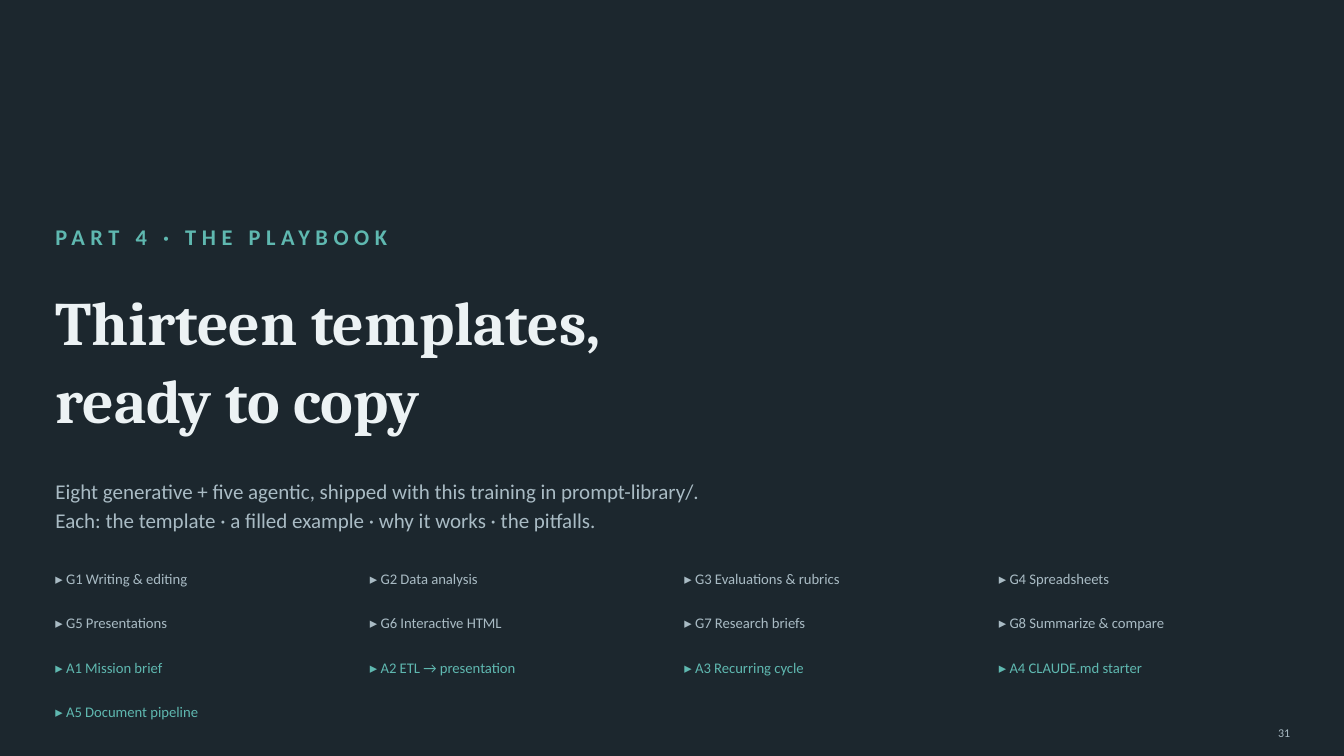
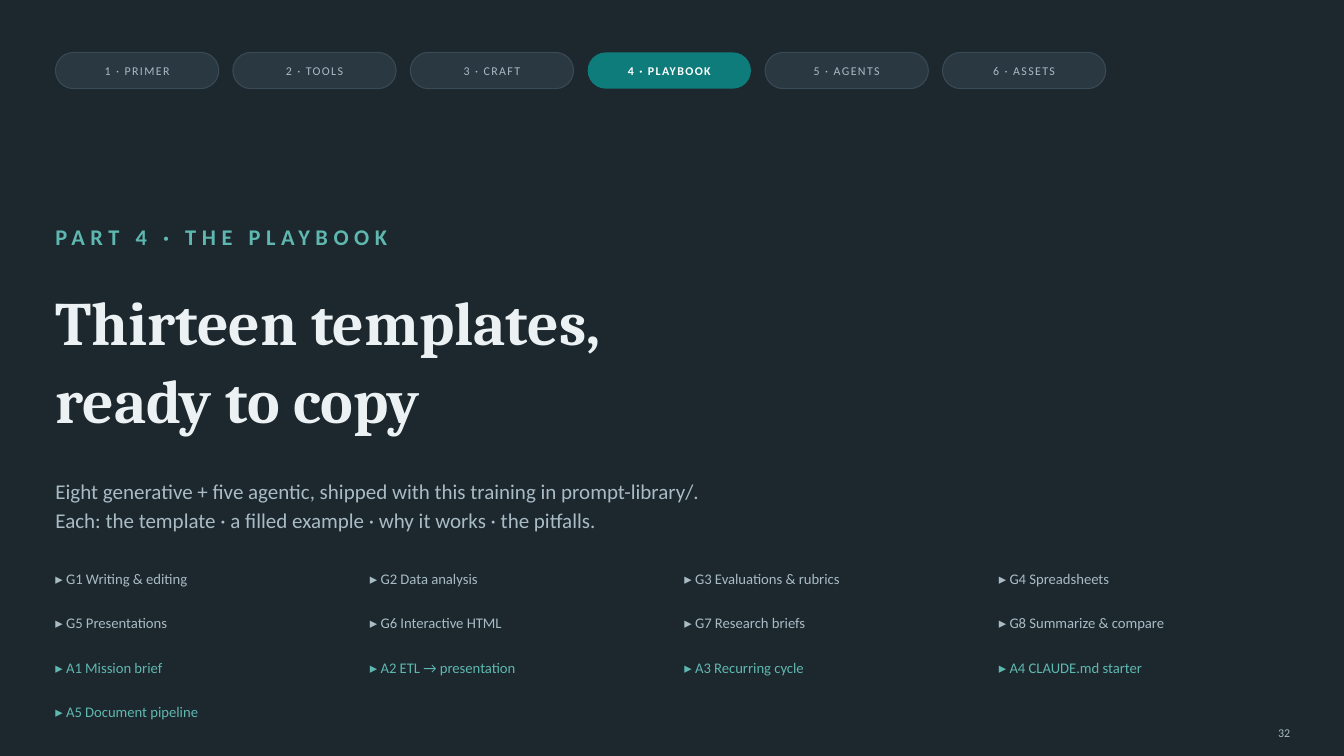
Before and after one commit to naviero1/Claude-Works, a slide deck: slide 32 of ai-training-prompt-engineering/deliverables/From_Prompts_to_Agents_Training.pptx (slide 31 before the commit). Drawn at 1344x756 pixels with LibreOffice and Linux fonts; fonts in the diff are those of the drawing. Boxes give left, top, right and bottom in pixels: in the first picture for what was removed or moved away, otherwise in the second. Text is boxed around its words. In the diff, an @@ line names an element or a change of style, - is before the commit and + after.

```diff
--- a/ai-training-prompt-engineering/deliverables/From_Prompts_to_Agents_Training.pptx
+++ b/ai-training-prompt-engineering/deliverables/From_Prompts_to_Agents_Training.pptx
@@ rounded rectangle added at [55,52,219,89], fill #2A3842, outline #3A4A55 0.75 pt @@
@@ rounded rectangle added at [233,52,396,89], fill #2A3842, outline #3A4A55 0.75 pt @@
@@ rounded rectangle added at [410,52,574,89], fill #2A3842, outline #3A4A55 0.75 pt @@
@@ rounded rectangle added at [588,52,751,89], fill #0E7C7B @@
@@ rounded rectangle added at [765,52,929,89], fill #2A3842, outline #3A4A55 0.75 pt @@
@@ rounded rectangle added at [943,52,1106,89], fill #2A3842, outline #3A4A55 0.75 pt @@
@@ text added at [105,67,170,75], 8.5 pt, text #A9BBC4 @@
+1 · PRIMER
@@ text added at [286,67,292,75], 8.5 pt, text #A9BBC4 @@
+2 · TOOLS
@@ text added at [464,67,521,75], 8.5 pt, text #A9BBC4 @@
+3 · CRAFT
@@ text added at [628,67,634,75], 8.5 pt, text #FFFFFF, bold @@
+4 · PLAYBOOK
@@ text added at [814,67,880,75], 8.5 pt, text #A9BBC4 @@
+5 · AGENTS
@@ text added at [993,67,1055,75], 8.5 pt, text #A9BBC4 @@
+6 · ASSETS
@@ text at [1278,729,1290,737]: text changed @@
-31
+32
```
Also in this commit, not shown: 38 other slides changed, 1 slide added, 10 other files.
